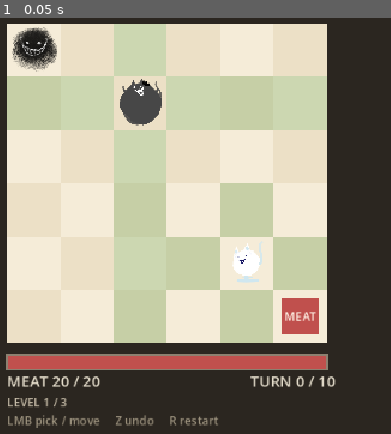
Above: before the commit, frame 1.
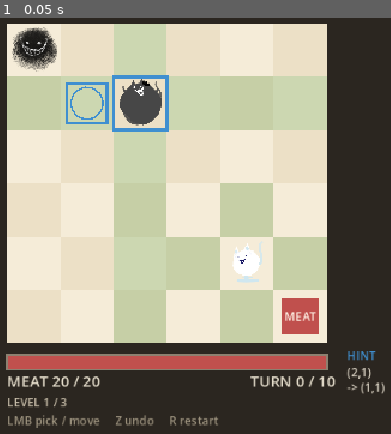
Above: after the commit, the same moment.

Repository: HoollowBW/CatCatcher
Game: Godot game, scene res://CatCatcherMAIN/Scenes/board.tscn
The game is run twice, just before and just after one commit, with the same random seed, the same clock (stepped at 60 frames per second) and the same inputs.
Inputs:
- Up to frame 1 (0.05 s): no input

The runs differ from the first frame. In frame 1, 1.1% of the frame differs, in the area x 16-99%, y 13-91%.

Commit message:
M3: solver (validate + hints) + @tool level editor exporting level JSON

Diff:
--- a/CatCatcherMAIN/Core/level.gd
+++ b/CatCatcherMAIN/Core/level.gd
@@ -66,6 +66,27 @@
 		push_error("关卡下标越界: %d" % index)
 		return null
 	return from_file(p)
+
+
+## 启动时把关卡全部验一遍：每关必须有解，而且开局不能已经是围死（那是白送）。
+## 返回问题描述数组，空 = 全部正常。用 Solver 真搜，不是读 solution 糊弄。
+static func validate_all(config: Dictionary) -> Array:
+	var problems: Array = []
+	var depth := int(config.get("solver", {}).get("validate_depth", Solver.DEFAULT_DEPTH))
+
+	for i in count():
+		var lv := from_index(i)
+		if lv == null:
+			problems.append("关卡 %d 加载失败" % (i + 1))
+			continue
+
+		var st := lv.to_state(config)
+		if Encircle.is_encircled(st):
+			problems.append("关卡 %d「%s」开局就是围死，等于白送" % [i + 1, lv.display_name])
+			continue
+		if not Solver.is_solvable(st, config, depth):
+			problems.append("关卡 %d「%s」在 %d 步内搜不到解" % [i + 1, lv.display_name, depth])
+	return problems
 
 
 ## 读一个 JSON 成 Dictionary。
--- /dev/null
+++ b/CatCatcherMAIN/Core/solver.gd
@@ -0,0 +1,89 @@
+class_name Solver
+extends RefCounted
+## 关卡求解器：迭代加深 DFS，返回**最短**的赢棋路线。
+##
+## 两个用途（ARCHITECTURE 里写死了必须共用一份）：
+##   ① 启动时验证每关有解 —— 无解就报错，别让玩家撞进死局；
+##   ② 提示系统 —— 从**当前局面**重算下一步，所以玩家走错路也还能拿到正确提示。
+##
+## 和实战共用 Rules.apply_turn，所以搜出来的路线实战一定走得通。
+##
+## ⚠️ 狗是确定性的，分支只来自玩家一侧（每只猫 × 它的可走格数）。深度一上去就是指数爆炸，
+## 所以必须带 node_budget：宁可报"搜不到"，也不要卡死浏览器。
+
+## 一条路线 = [{ "cat": [x, y], "to": [x, y] }, ...]，格式和关卡 JSON 里的 solution/hint 一致
+const DEFAULT_DEPTH := 4
+const DEFAULT_BUDGET := 200000
+
+
+## 找一条最短赢棋路线。找不到（或超预算）返回 []。
+static func find_line(state: GameState, config: Dictionary, max_depth: int = DEFAULT_DEPTH, node_budget: int = DEFAULT_BUDGET) -> Array:
+	var budget := [node_budget]
+	var seen := {}
+	for depth in range(1, max_depth + 1):
+		seen.clear()
+		var line := _search(state.clone(), config, depth, seen, budget)
+		if not line.is_empty():
+			return line
+		if int(budget[0]) <= 0:
+			return []      # 预算烧完了，再加深也没意义
+	return []
+
+
+## 只要第一步（提示用）。找不到返回 {}。
+static func first_step(state: GameState, config: Dictionary, max_depth: int = DEFAULT_DEPTH) -> Dictionary:
+	var line := find_line(state, config, max_depth)
+	if line.is_empty():
+		return {}
+	return line[0]
+
+
+static func is_solvable(state: GameState, config: Dictionary, max_depth: int = DEFAULT_DEPTH) -> bool:
+	return not find_line(state, config, max_depth).is_empty()
+
+
+# ---------------------------------------------------------------- 内部 ----
+
+static func _search(state: GameState, config: Dictionary, depth: int, seen: Dictionary, budget: Array) -> Array:
+	if depth <= 0 or int(budget[0]) <= 0:
+		return []
+
+	for i in state.cats.size():
+		var from: Vector2i = state.cats[i]["pos"]
+		for cell in MoveRules.legal_moves(state, i):
+			budget[0] = int(budget[0]) - 1
+			if int(budget[0]) <= 0:
+				return []
+
+			var sim := state.clone()
+			var outcome := String(Rules.apply_turn(sim, config, i, cell)["outcome"])
+			var step := { "cat": [from.x, from.y], "to": [cell.x, cell.y] }
+
+			if outcome == Rules.WON:
+				return [step]
+			if outcome == Rules.LOST:
+				continue
+
+			# 同一局面在更少剩余步数下已经展开过，就没必要再来一遍
+			var key := _fingerprint(sim)
+			if seen.has(key) and int(seen[key]) >= depth - 1:
+				continue
+			seen[key] = depth - 1
+
+			var tail := _search(sim, config, depth - 1, seen, budget)
+			if not tail.is_empty():
+				return ([step] + tail)
+
+	return []
+
+
+## 状态指纹：猫按顺序取位置（叠放时也能区分），外加狗、肉 HP、回合数。
+static func _fingerprint(state: GameState) -> String:
+	var parts := PackedStringArray()
+	for c in state.cats:
+		var p: Vector2i = c["pos"]
+		parts.append("%d,%d" % [p.x, p.y])
+	parts.append("d%d,%d" % [state.dog["pos"].x, state.dog["pos"].y])
+	parts.append("h%d" % state.meat_hp)
+	parts.append("t%d" % state.turn)
+	return "|".join(parts)
--- a/CatCatcherMAIN/Data/game_config.json
+++ b/CatCatcherMAIN/Data/game_config.json
@@ -10,6 +10,7 @@
       "control": "#7fb06959",
       "danger": "#c0504059",
       "selected": "#d4a017",
+      "hint": "#3f8fd0",
       "cat": "#f2a65a",
       "dog": "#4a4a4a",
       "meat": "#c0504d"
@@ -23,5 +24,15 @@
   "dog": {
     "warning_outline": "#e03e3e",
     "warning_width": 3
+  },
+  "hint": {
+    "tutorial_levels": 2,
+    "fail_threshold": 2,
+    "idle_seconds": 60
+  },
+  "solver": {
+    "validate_depth": 4,
+    "hint_depth": 5,
+    "node_budget": 200000
   }
 }
--- a/CatCatcherMAIN/Scenes/board.gd
+++ b/CatCatcherMAIN/Scenes/board.gd
@@ -41,6 +41,14 @@
 ## 当前关卡在 Level.LEVEL_PATHS 里的下标
 var _level_index: int = 0
 
+## ---- 提示系统（M3）----
+## 前 tutorial_levels 关强引导；之后的关卡要连续失败 fail_threshold 次、或挂机 idle_seconds 秒才给
+var _hint_step: Dictionary = {}
+var _hint_version: int = -1       # 提示是基于哪一版局面算的
+var _version: int = 0             # 局面版本号，每次行动 +1
+var _fail_count: int = 0          # 本关失败次数
+var _idle: float = 0.0            # 距上次操作的秒数
+
 
 func _ready() -> void:
 	config = Level.load_config()
@@ -60,6 +68,13 @@
 
 	RenderingServer.set_default_clear_color(_color("bg"))
 	print("[CatCatcher] 左键点猫选中 / 点高亮格移动 | Z 悔棋 | R 重开本关 | 通关后 SPACE 下一关")
+
+	# 启动校验：每关都必须有解（求解器真搜，不是读 solution 糊弄）
+	var problems := Level.validate_all(config)
+	for p in problems:
+		push_error("[关卡校验] " + String(p))
+	if problems.is_empty():
+		print("[CatCatcher] 关卡校验通过（%d 关全部有解）" % Level.count())
 
 	_start_level(0)
 
@@ -75,6 +90,10 @@
 	controller.setup(level, config)
 	_selected = -1
 	_hover = Vector2i(-1, -1)
+	_fail_count = 0
+	_idle = 0.0
+	_bump_version()
+	_update_hint()
 	queue_redraw()
 
 	print("[CatCatcher] 关卡 %d/%d %s | 猫 %d 只 | 狗 %s @ %s | 肉 @ %s | HP %d" % [
@@ -86,6 +105,59 @@
 
 func _has_next_level() -> bool:
 	return _level_index + 1 < Level.count()
+
+
+# ---------------------------------------------------------------- 提示 ----
+
+func _bump_version() -> void:
+	_version += 1
+
+
+func _hint_cfg(key: String, fallback: float) -> float:
+	return float(config.get("hint", {}).get(key, fallback))
+
+
+## 这一关现在该不该给提示。
+func _hint_due() -> bool:
+	if controller.finished:
+		return false
+	if _level_index < int(_hint_cfg("tutorial_levels", 2)):
+		return true                                       # 前几关强引导
+	if _fail_count >= int(_hint_cfg("fail_threshold", 2)):
+		return true                                       # 失败够多次了
+	return _idle >= _hint_cfg("idle_seconds", 60.0)        # 或者卡住了
+
+
+## 提示 = 求解器从**当前局面**算出的第一步。
+## 用当前局面而不是关卡里写死的序列 —— 玩家走偏了也还能拿到正确提示。
+func _update_hint() -> void:
+	if not _hint_due():
+		_hint_step = {}
+		_hint_version = -1
+		return
+	if _hint_version == _version:
+		return
+
+	_hint_version = _version
+	var depth := int(config.get("solver", {}).get("hint_depth", 5))
+	_hint_step = Solver.first_step(controller.state, config, depth)
+
+	# 求解器在这个深度搜不到 -> 退回关卡里手写的提示（只在开局位置有意义）
+	if _hint_step.is_empty() and controller.state.turn == 0 and not level.hint.is_empty():
+		_hint_step = level.hint[0]
+
+
+func _process(delta: float) -> void:
+	if level == null or controller.finished:
+		return
+	_idle += delta
+	if _idle >= _hint_cfg("idle_seconds", 60.0):
+		_update_hint()
+		queue_redraw()
+
+
+func _reset_idle() -> void:
+	_idle = 0.0
 
 
 # ---------------------------------------------------------------- 绘制 ----
@@ -103,6 +175,7 @@
 	_draw_dog_warning(controlled)
 	_draw_preview()
 	_draw_selection()
+	_draw_hint()
 	_draw_hud()
 
 	if controller.finished:
@@ -203,6 +276,22 @@
 	draw_rect(_cell_rect(controller.state.cats[_selected]["pos"]), _color("selected"), false, 4.0)
 
 
+## 提示：圈出"该动哪只猫"和"走到哪"。来源是求解器，见 _update_hint。
+func _draw_hint() -> void:
+	if _hint_step.is_empty() or controller.finished:
+		return
+	var cat_cell := _hint_cell(_hint_step["cat"])
+	var to_cell := _hint_cell(_hint_step["to"])
+	var tint := _color("hint")
+	draw_rect(_cell_rect(cat_cell), tint, false, 4.0)
+	draw_rect(_cell_rect(to_cell).grow(-8), tint, false, 3.0)
+	draw_arc(_cell_rect(to_cell).get_center(), cell_size * 0.30, 0.0, TAU, 20, tint, 2.0)
+
+
+func _hint_cell(arr: Array) -> Vector2i:
+	return Vector2i(int(arr[0]), int(arr[1]))
+
+
 func _draw_hud() -> void:
 	var state := controller.state
 	var bar_w := level.w * cell_size
@@ -222,6 +311,14 @@
 		bar_pos + Vector2(0, 62), FONT_SMALL, Color(0.78, 0.74, 0.66))
 	_text("LMB pick / move     Z undo     R restart", bar_pos + Vector2(0, 84), FONT_SMALL, Color(0.62, 0.58, 0.5))
 
+	# 提示文字放棋盘右侧空白处，别挤 HUD 下面那点地方
+	if not _hint_step.is_empty() and not controller.finished:
+		var cat_cell := _hint_cell(_hint_step["cat"])
+		var to_cell := _hint_cell(_hint_step["to"])
+		_text("HINT", bar_pos + Vector2(bar_w + 24, 6), FONT_SMALL, _color("hint"))
+		_text("(%d,%d)" % [cat_cell.x, cat_cell.y], bar_pos + Vector2(bar_w + 24, 26), FONT_SMALL, Color(0.85, 0.82, 0.76))
+		_text("-> (%d,%d)" % [to_cell.x, to_cell.y], bar_pos + Vector2(bar_w + 24, 44), FONT_SMALL, Color(0.85, 0.82, 0.76))
+
 
 func _draw_result() -> void:
 	var vp := get_viewport_rect().size
@@ -253,10 +350,13 @@
 		return
 
 	if event is InputEventKey and event.pressed and not event.echo:
+		_reset_idle()
 		match event.keycode:
 			KEY_Z:
 				controller.undo()
 				_selected = -1
+				_bump_version()
+				_update_hint()
 			KEY_R:
 				_start_level(_level_index)      # 重开本关（不是从头玩）
 			KEY_SPACE:
@@ -270,6 +370,7 @@
 	if not (event is InputEventMouseButton and event.pressed and event.button_index == MOUSE_BUTTON_LEFT):
 		return
 
+	_reset_idle()
 	var cell := _point_to_cell(get_global_mouse_position())
 	if cell.x < 0:
 		return
@@ -279,6 +380,8 @@
 		if MoveRules.legal_moves(controller.state, _selected).has(cell):
 			controller.try_move_cat(_selected, cell)
 			_selected = -1
+			_bump_version()
+			_update_hint()
 			queue_redraw()
 			return
 
@@ -287,8 +390,10 @@
 	queue_redraw()
 
 
-func _on_game_over(_is_win: bool, _reason: String) -> void:
+func _on_game_over(is_win: bool, _reason: String) -> void:
 	_selected = -1
+	if not is_win:
+		_fail_count += 1
 	queue_redraw()
 
 
--- /dev/null
+++ b/CatCatcherMAIN/Scenes/level_editor.gd
@@ -0,0 +1,205 @@
+@tool
+extends Node2D
+## 关卡编辑器（照隔壁 HollowBastion 那套「关卡场景 + @tool」的路子搬过来的，但我们要导出 JSON）。
+##
+## 用法：
+##   1. 在 Godot 里打开本场景（CatCatcherMAIN/Scenes/level_editor.tscn）；
+##   2. 把 level_marker.tscn 拖进来几个当子节点，在 Inspector 里设 kind（cat / dog / meat / obstacle）；
+##      猫还要设 cat_type（rook / horse / pawn）；
+##   3. 往格子上拖 —— 本节点每帧把标记物吸到格心，摆歪了自己会跳回去；
+##   4. Inspector 里点「导出关卡 JSON」，写进 output_path。
+##   5. 想把已有关卡改一改：把 output_path 指到那一关，点「从 JSON 载入」。
+##
+## ⚠️ 导出之后还要手工做一件事：把新关卡加进 Level.LEVEL_PATHS 和 Level._EXPORT_DEPS，
+##    否则游戏读不到（web 版尤其 —— 那两条是 JSON 能进 pck 的唯一途径）。
+##
+## 编辑器里画的是和游戏**完全同一套**格子坐标（直接用 game_config.json 的 origin / cell_size），
+## 所以导出出来的坐标不会整体偏移。
+
+const MARKER_SCENE := preload("res://CatCatcherMAIN/Scenes/level_marker.tscn")
+
+const GUIDE_FILL := Color(0.35, 0.55, 0.85, 0.10)
+const GUIDE_LINE := Color(0.55, 0.72, 0.95, 0.55)
+const GUIDE_EDGE := Color(0.75, 0.88, 1.0, 0.85)
+
+@export_group("关卡属性")
+@export var level_id: int = 4
+@export var level_name: String = "新关卡"
+@export var max_turns: int = 12
+@export var dog_type: String = "stray"
+
+@export_group("输出")
+@export var output_path: String = "res://CatCatcherMAIN/Data/levels/level_04.json"
+
+@export_group("操作")
+@export_tool_button("导出关卡 JSON", "Save") var export_action: Callable = export_level
+@export_tool_button("从 JSON 载入（会清掉现有标记）", "Load") var load_action: Callable = load_level
+
+var _cell_size: int = 64
+var _origin := Vector2i.ZERO
+var _w: int = 6
+var _h: int = 6
+
+
+func _ready() -> void:
+	_read_geometry()
+	if Engine.is_editor_hint():
+		queue_redraw()
+
+
+func _process(_delta: float) -> void:
+	if not Engine.is_editor_hint():
+		return
+	# 把标记物吸附到格心（和隔壁一个手法：只管往哪儿扔，摆歪了自己跳回去）
+	for node in _markers():
+		var target := _cell_to_pos(_pos_to_cell(node.position))
+		if not node.position.is_equal_approx(target):
+			node.position = target
+	queue_redraw()
+
+
+func _draw() -> void:
+	if not Engine.is_editor_hint():
+		return
+	var size := float(_cell_size)
+	var rect := Rect2(Vector2(_origin), Vector2(_w, _h) * size)
+	draw_rect(rect, GUIDE_FILL, true)
+	for i in range(_w + 1):
+		var x: float = float(_origin.x) + float(i) * size
+		draw_line(Vector2(x, rect.position.y), Vector2(x, rect.end.y), GUIDE_LINE, 1.0)
+	for j in range(_h + 1):
+		var y: float = float(_origin.y) + float(j) * size
+		draw_line(Vector2(rect.position.x, y), Vector2(rect.end.x, y), GUIDE_LINE, 1.0)
+	draw_rect(rect, GUIDE_EDGE, false, 2.0)
+
+
+# ---------------------------------------------------------------- 导出 ----
+
+func export_level() -> void:
+	var cats: Array = []
+	var obstacles: Array = []
+	var dog := {}
+	var meat := Vector2i(-1, -1)
+	var problems: Array = []
+
+	for node in _markers():
+		var cell := _pos_to_cell(node.position)
+		var pos := [cell.x, cell.y]
+		match String(node.kind):
+			"cat":
+				cats.append({ "pos": pos, "type": String(node.cat_type) })
+			"dog":
+				if not dog.is_empty():
+					problems.append("放了不止一只狗")
+				dog = { "pos": pos, "type": dog_type }
+			"meat":
+				if meat.x >= 0:
+					problems.append("放了不止一块肉")
+				meat = cell
+			"obstacle":
+				obstacles.append(pos)
+
+	if dog.is_empty():
+		problems.append("没有狗")
+	if meat.x < 0:
+		problems.append("没有肉")
+	if cats.is_empty():
+		problems.append("一只猫都没有")
+
+	if not problems.is_empty():
+		for p in problems:
+			push_error("[关卡编辑器] " + String(p))
+		return
+
+	var data := {
+		"id": level_id,
+		"name": level_name,
+		"grid": { "w": _w, "h": _h },
+		"meat": [meat.x, meat.y],
+		"dog": dog,
+		"cats": cats,
+		"obstacles": obstacles,
+		"hint": [],
+		"solution": [],
+		"max_turns": max_turns,
+	}
+
+	var f := FileAccess.open(output_path, FileAccess.WRITE)
+	if f == null:
+		push_error("[关卡编辑器] 写不进去: %s" % output_path)
+		return
+	f.store_string(JSON.stringify(data, "  ") + "\n")
+	f.close()
+
+	print("[关卡编辑器] 已写入 %s（猫 %d 只 / 障碍 %d）" % [output_path, cats.size(), obstacles.size()])
+	print("[关卡编辑器] ⚠️ 记得把这一关加进 Level.LEVEL_PATHS 和 Level._EXPORT_DEPS，否则读不到")
+	print("[关卡编辑器] 然后跑：godot --headless --path . --script res://tests/solvecheck.gd")
+
+
+# ---------------------------------------------------------------- 载入 ----
+
+func load_level() -> void:
+	var d := Level.read_json(output_path)
+	if d.is_empty():
+		return
+
+	for node in _markers():
+		node.get_parent().remove_child(node)
+		node.queue_free()
+
+	_add_marker("meat", "rook", Level._to_cell(d.get("meat", [0, 0])))
+	var dog: Dictionary = d.get("dog", {})
+	if not dog.is_empty():
+		_add_marker("dog", "rook", Level._to_cell(dog.get("pos", [0, 0])))
+	for c in d.get("cats", []):
+		_add_marker("cat", String(c.get("type", "pawn")), Level._to_cell(c.get("pos", [0, 0])))
+	for o in d.get("obstacles", []):
+		_add_marker("obstacle", "rook", Level._to_cell(o))
+
+	level_id = int(d.get("id", level_id))
+	level_name = String(d.get("name", level_name))
+	max_turns = int(d.get("max_turns", max_turns))
+	var dog_info: Dictionary = d.get("dog", {})
+	dog_type = String(dog_info.get("type", dog_type))
+
+	print("[关卡编辑器] 已载入 %s（%d 个标记）" % [output_path, _markers().size()])
+	queue_redraw()
+
+
+func _add_marker(kind: String, cat_type: String, cell: Vector2i) -> void:
+	var m := MARKER_SCENE.instantiate()
+	m.name = "%s_%d_%d" % [kind, cell.x, cell.y]
+	m.set("kind", kind)
+	m.set("cat_type", cat_type)
+	m.position = _cell_to_pos(cell)
+	add_child(m)
+	m.owner = owner          # 让节点真的存进场景（不然只是运行时临时节点）
+
+
+# ---------------------------------------------------------------- 坐标 ----
+
+func _markers() -> Array:
+	var out: Array = []
+	for node in get_children():
+		if node is Node2D and node.get("kind") != null:
+			out.append(node)
+	return out
+
+
+func _read_geometry() -> void:
+	var cfg := Level.load_config()
+	if cfg.is_empty():
+		return
+	_cell_size = int(cfg["board"]["cell_size"])
+	var o: Array = cfg["board"]["origin"]
+	_origin = Vector2i(int(o[0]), int(o[1]))
+
+
+func _pos_to_cell(p: Vector2) -> Vector2i:
+	var local := p - Vector2(_origin)
+	var c := Vector2i(int(floor(local.x / _cell_size)), int(floor(local.y / _cell_size)))
+	return Vector2i(clampi(c.x, 0, _w - 1), clampi(c.y, 0, _h - 1))
+
+
+func _cell_to_pos(cell: Vector2i) -> Vector2:
+	return Vector2(_origin) + Vector2(cell) * _cell_size + Vector2(_cell_size, _cell_size) * 0.5
--- /dev/null
+++ b/CatCatcherMAIN/Scenes/level_editor.tscn
@@ -0,0 +1,6 @@
+[gd_scene load_steps=2 format=3]
+
+[ext_resource type="Script" path="res://CatCatcherMAIN/Scenes/level_editor.gd" id="1_editor"]
+
+[node name="LevelEditor" type="Node2D"]
+script = ExtResource("1_editor")
--- /dev/null
+++ b/CatCatcherMAIN/Scenes/level_marker.gd
@@ -0,0 +1,54 @@
+@tool
+extends Node2D
+## 关卡编辑器用的标记物：往 level_editor.tscn 里拖几个，摆到格子上即可。
+## 吸附到格心、以及导出成关卡 JSON 都由 level_editor.gd 负责，这里只管"在编辑器里看得见"。
+##
+## 运行时什么都不画 —— 真棋盘的样子是 board.gd 的事。
+
+@export_enum("cat", "dog", "meat", "obstacle") var kind: String = "cat":
+	set(value):
+		kind = value
+		queue_redraw()
+
+@export_enum("rook", "horse", "pawn") var cat_type: String = "rook":
+	set(value):
+		cat_type = value
+		queue_redraw()
+
+const MARK_SIZE := 46.0
+const FONT_SIZE := 18
+
+
+func _draw() -> void:
+	if not Engine.is_editor_hint():
+		return
+
+	var fill := Color(0.95, 0.66, 0.36)
+	match kind:
+		"dog":
+			fill = Color(0.26, 0.26, 0.28)
+		"meat":
+			fill = Color(0.78, 0.32, 0.30)
+		"obstacle":
+			fill = Color(0.55, 0.48, 0.36)
+
+	var half := MARK_SIZE * 0.5
+	if kind == "cat" or kind == "dog":
+		draw_circle(Vector2.ZERO, half, fill)
+	else:
+		draw_rect(Rect2(-half, -half, MARK_SIZE, MARK_SIZE), fill)
+
+	var label := ""
+	match kind:
+		"cat":
+			label = cat_type.substr(0, 1).to_upper()
+		"dog":
+			label = "D"
+		"meat":
+			label = "M"
+		"obstacle":
+			label = "X"
+
+	var w := ThemeDB.fallback_font.get_string_size(label, HORIZONTAL_ALIGNMENT_LEFT, -1, FONT_SIZE).x
+	draw_string(ThemeDB.fallback_font, Vector2(-w * 0.5, FONT_SIZE * 0.36), label,
+		HORIZONTAL_ALIGNMENT_LEFT, -1, FONT_SIZE, Color(1, 1, 1))
--- /dev/null
+++ b/CatCatcherMAIN/Scenes/level_marker.tscn
@@ -0,0 +1,6 @@
+[gd_scene load_steps=2 format=3]
+
+[ext_resource type="Script" path="res://CatCatcherMAIN/Scenes/level_marker.gd" id="1_marker"]
+
+[node name="Marker" type="Node2D"]
+script = ExtResource("1_marker")
--- a/tests/solvecheck.gd
+++ b/tests/solvecheck.gd
@@ -1,25 +1,19 @@
 extends SceneTree
-## 关卡尺子：迭代加深 DFS，找一条能在 N 步内围死狗的路线。
+## 关卡尺子：量每关最短几步能围死，顺便确认不是死局。
 ##
 ##   godot --headless --path . --script res://tests/solvecheck.gd [-- 最大深度] [关卡文件...]
 ##
-## 用来设计关卡和确认"这关不是死局"。**不是** M3 的正式求解器（那个要带启发式和剪枝），
-## 但两者共用 Rules.apply_turn，所以搜出来的路线实战一定走得通。
-##
-## 注意：狗是确定性的，所以每个局面只有玩家一侧分支。分支因子 ≈ 每只猫的可走格数之和。
-
-const DEFAULT_MAX_DEPTH := 4
+## 搜索本身在 Core/solver.gd 里 —— 这里只是把它跑一遍打印出来，不另写一份。
+## （求解器和实战共用 Rules.apply_turn，所以搜出来的路线实战一定走得通。）
 
 var _config: Dictionary
-var _best_depth := {}   # 状态指纹 -> 到达它时剩余的最大步数（避免重复展开）
-var _nodes := 0
 var _checked := 0
 
 
 func _initialize() -> void:
 	_config = Level.load_config()
 
-	var depth := DEFAULT_MAX_DEPTH
+	var depth := Solver.DEFAULT_DEPTH
 	var paths: Array = []
 	for arg in OS.get_cmdline_user_args():
 		if arg.is_valid_int():
@@ -33,7 +27,7 @@
 	for p in paths:
 		_check(String(p), depth)
 
-	print("---- 检查了 %d 关，展开 %d 个节点 ----" % [_checked, _nodes])
+	print("---- 检查了 %d 关 ----" % _checked)
 	quit(0)
 
 
@@ -45,67 +39,22 @@
 
 	_checked += 1
 	var start := lv.to_state(_config)
-	var t0 := Time.get_ticks_msec()
 
-	# 开局就是围死 => 数据错了
 	if Encircle.is_encircled(start):
-		print("BAD  %s  开局狗已经被围死（关卡是白送的）" % path.get_file())
+		print("BAD  %s  开局狗已经被围死（这关是白送的）" % path.get_file())
 		return
 
-	var line: Array = []
-	var found := -1
-	for d in range(1, max_depth + 1):
-		_best_depth.clear()
-		line = _search(start.clone(), d)
-		if not line.is_empty():
-			found = d
-			break
+	var t0 := Time.get_ticks_msec()
+	var line := Solver.find_line(start, _config, max_depth)
+	var ms := Time.get_ticks_msec() - t0
 
-	var ms := Time.get_ticks_msec() - t0
-	if found > 0:
-		print("OK   %-14s 最短 %d 步（%d ms）" % [path.get_file(), found, ms])
-		print("     解法: %s" % JSON.stringify(line))
-	else:
+	if line.is_empty():
 		print("FAIL %-14s %d 步内无解（%d ms）" % [path.get_file(), max_depth, ms])
+		return
 
+	print("OK   %-14s 最短 %d 步（%d ms）" % [path.get_file(), line.size(), ms])
+	print("     解法: %s" % JSON.stringify(line))
 
-func _search(state: GameState, depth: int) -> Array:
-	if depth <= 0:
-		return []
-
-	for i in state.cats.size():
-		var from: Vector2i = state.cats[i]["pos"]
-		for cell in MoveRules.legal_moves(state, i):
-			_nodes += 1
-			var sim := state.clone()
-			var result := Rules.apply_turn(sim, _config, i, cell)
-			var outcome := String(result["outcome"])
-
-			var step := { "cat": [from.x, from.y], "to": [cell.x, cell.y] }
-			if outcome == Rules.WON:
-				return [step]
-			if outcome == Rules.LOST:
-				continue
-
-			var key := _fingerprint(sim)
-			if _best_depth.has(key) and int(_best_depth[key]) >= depth - 1:
-				continue
-			_best_depth[key] = depth - 1
-
-			var tail := _search(sim, depth - 1)
-			if not tail.is_empty():
-				return ([step] + tail)
-
-	return []
-
-
-## 状态指纹。猫按顺序取位置（叠放时能区分），外加狗、肉 HP、回合数。
-func _fingerprint(state: GameState) -> String:
-	var parts := PackedStringArray()
-	for c in state.cats:
-		var p: Vector2i = c["pos"]
-		parts.append("%d,%d" % [p.x, p.y])
-	parts.append("d%d,%d" % [state.dog["pos"].x, state.dog["pos"].y])
-	parts.append("h%d" % state.meat_hp)
-	parts.append("t%d" % state.turn)
-	return "|".join(parts)
+	if not lv.solution.is_empty() and lv.solution.size() != line.size():
+		print("     ⚠️ JSON 里的 solution 是 %d 步，搜索给出 %d 步 —— 有一个是多余的"
+			% [lv.solution.size(), line.size()])
Not shown, added: CatCatcherMAIN/Core/solver.gd.uid
Not shown, added: CatCatcherMAIN/Scenes/level_editor.gd.uid
Not shown, added: CatCatcherMAIN/Scenes/level_marker.gd.uid
Not shown, changed: ARCHITECTURE.md
